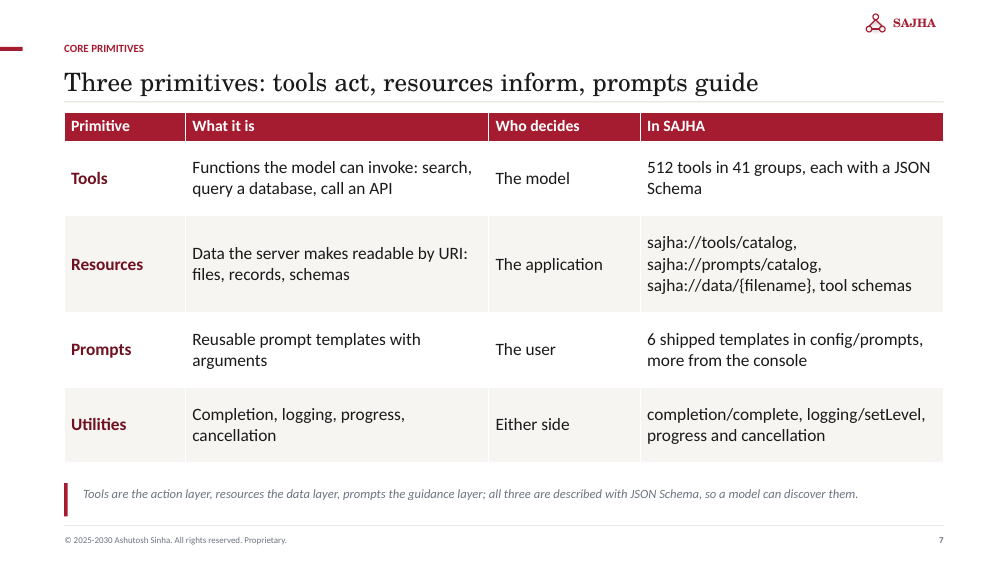
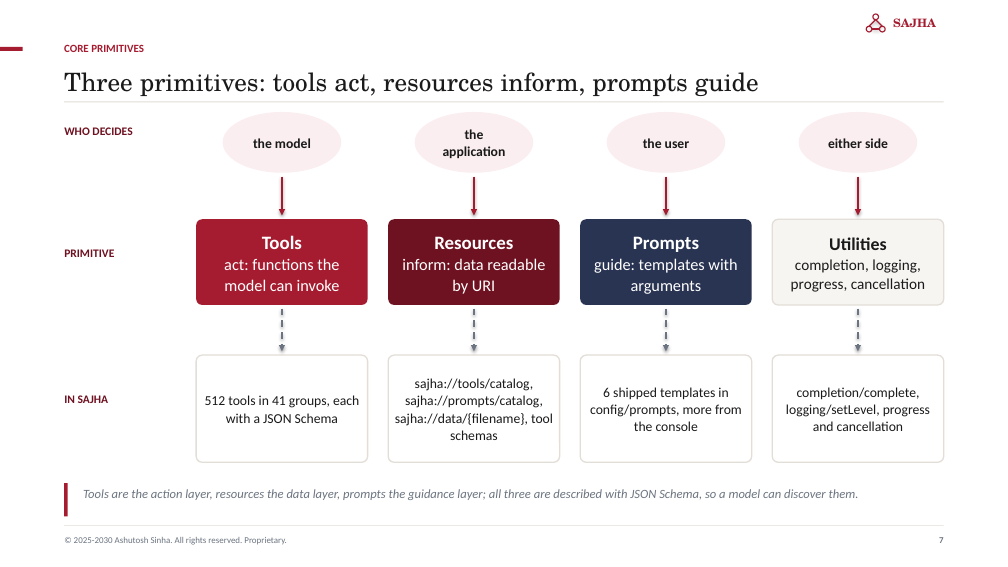
Before and after one commit to ajsinha/sajhamcpserver, a slide deck: slide 7 of docs/publications/SAJHA-MCP-Server.pptx. Drawn at 1008x567 pixels with LibreOffice and Linux fonts; fonts in the diff are those of the drawing. Boxes give left, top, right and bottom in pixels: in the first picture for what was removed or moved away, otherwise in the second. Text is boxed around its words. In the diff, an @@ line names an element or a change of style, - is before the commit and + after.

```diff
--- a/docs/publications/SAJHA-MCP-Server.pptx
+++ b/docs/publications/SAJHA-MCP-Server.pptx
@@ table removed at (64, 112, 944, 462), 5 rows, 4 columns @@
-Primitive | What it is | Who decides | In SAJHA
-Tools | Functions the model can invoke: search, query a database, call an API | The model | 512 tools in 41 groups, each with a JSON Schema
-Resources | Data the server makes readable by URI: files, records, schemas | The application | sajha://tools/catalog, sajha://prompts/catalog, sajha://data/{filename}, tool schemas
-Prompts | Reusable prompt templates with arguments | The user | 6 shipped templates in config/prompts, more from the console
-Utilities | Completion, logging, progress, cancellation | Either side | completion/complete, logging/setLevel, progress and cancellation
@@ ellipse added at (222, 112, 341, 172), fill #FBEEF0, 13 pt, text #1A1A1A, bold @@
+the model
@@ ellipse added at (414, 112, 533, 172), fill #FBEEF0, 13 pt, text #1A1A1A, bold @@
+the application
@@ ellipse added at (606, 112, 725, 172), fill #FBEEF0, 13 pt, text #1A1A1A, bold @@
+the user
@@ ellipse added at (799, 112, 917, 172), fill #FBEEF0, 13 pt, text #1A1A1A, bold @@
+either side
@@ text added at (64, 127, 132, 135), 11 pt, text #6E1120, bold @@
+WHO DECIDES
@@ arrow added from (282, 177) to (282, 216), #A51C30 1.6 pt @@
@@ arrow added from (474, 177) to (474, 216), #A51C30 1.6 pt @@
@@ arrow added from (666, 177) to (666, 216), #A51C30 1.6 pt @@
@@ arrow added from (858, 177) to (858, 216), #A51C30 1.6 pt @@
@@ rounded rectangle added at (196, 219, 368, 305), fill #A51C30, 15.5 pt, text #FFFFFF @@
+Tools
+act: functions the model can invoke
@@ rounded rectangle added at (388, 219, 560, 305), fill #6E1120, 15.5 pt, text #FFFFFF @@
+Resources
+inform: data readable by URI
@@ rounded rectangle added at (580, 219, 752, 305), fill #293352, 15.5 pt, text #FFFFFF @@
+Prompts
+guide: templates with arguments
@@ rounded rectangle added at (772, 219, 944, 305), fill #F7F5F2, outline #E3DED7 1.25 pt, 14.5 pt, text #1A1A1A @@
+Utilities
+completion, logging, progress, cancellation
@@ text added at (64, 249, 114, 257), 11 pt, text #6E1120, bold @@
+PRIMITIVE
@@ arrow added from (282, 309) to (282, 352), #6B7480 1.6 pt dashed @@
@@ arrow added from (474, 309) to (474, 352), #6B7480 1.6 pt dashed @@
@@ arrow added from (666, 309) to (666, 352), #6B7480 1.6 pt dashed @@
@@ arrow added from (858, 309) to (858, 352), #6B7480 1.6 pt dashed @@
@@ rounded rectangle added at (196, 355, 368, 463), fill #FFFFFF, outline #E3DED7 1.25 pt, 13 pt, text #1A1A1A @@
+512 tools in 41 groups, each with a JSON Schema
@@ rounded rectangle added at (388, 355, 560, 463), fill #FFFFFF, outline #E3DED7 1.25 pt, 13 pt, text #1A1A1A @@
+sajha://tools/catalog, sajha://prompts/catalog, sajha://data/{filename}, tool schemas
@@ rounded rectangle added at (580, 355, 752, 463), fill #FFFFFF, outline #E3DED7 1.25 pt, 13 pt, text #1A1A1A @@
+6 shipped templates in config/prompts, more from the console
@@ rounded rectangle added at (772, 355, 944, 463), fill #FFFFFF, outline #E3DED7 1.25 pt, 13 pt, text #1A1A1A @@
+completion/complete, logging/setLevel, progress and cancellation
@@ text added at (64, 395, 109, 403), 11 pt, text #6E1120, bold @@
+IN SAJHA
```
Also in this commit, not shown: 34 other slides changed, 9 other files.
